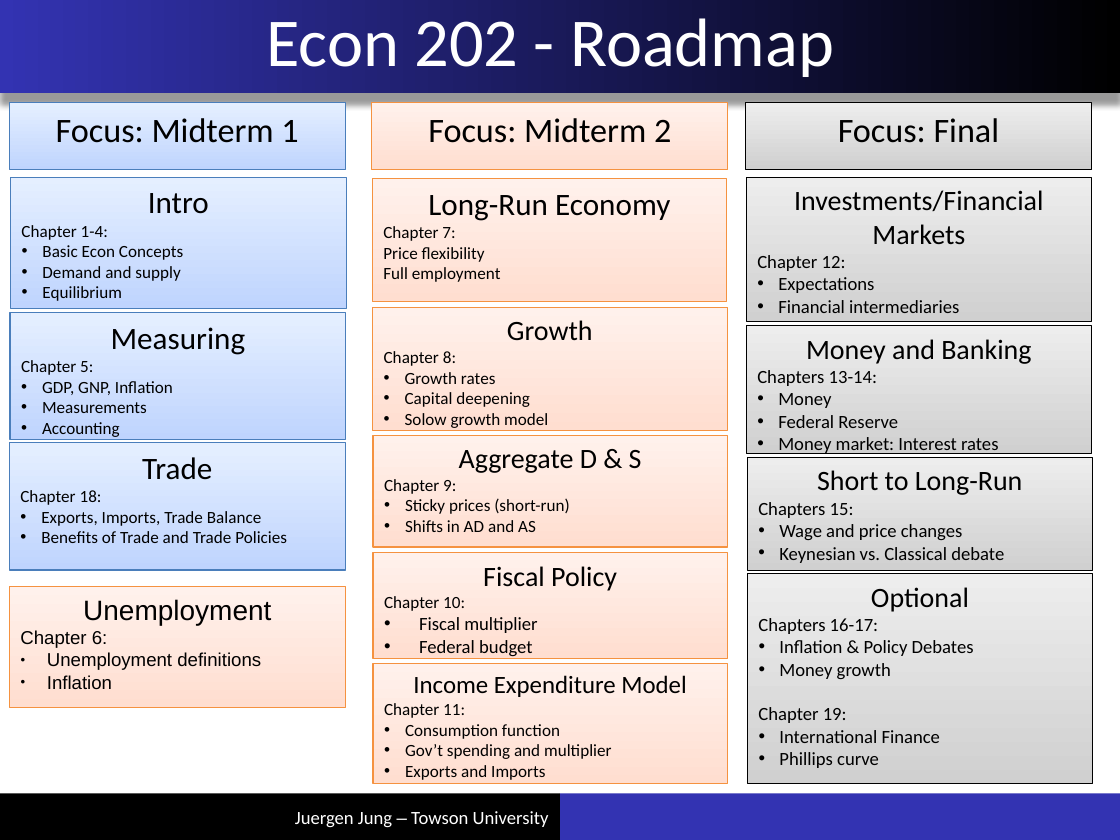
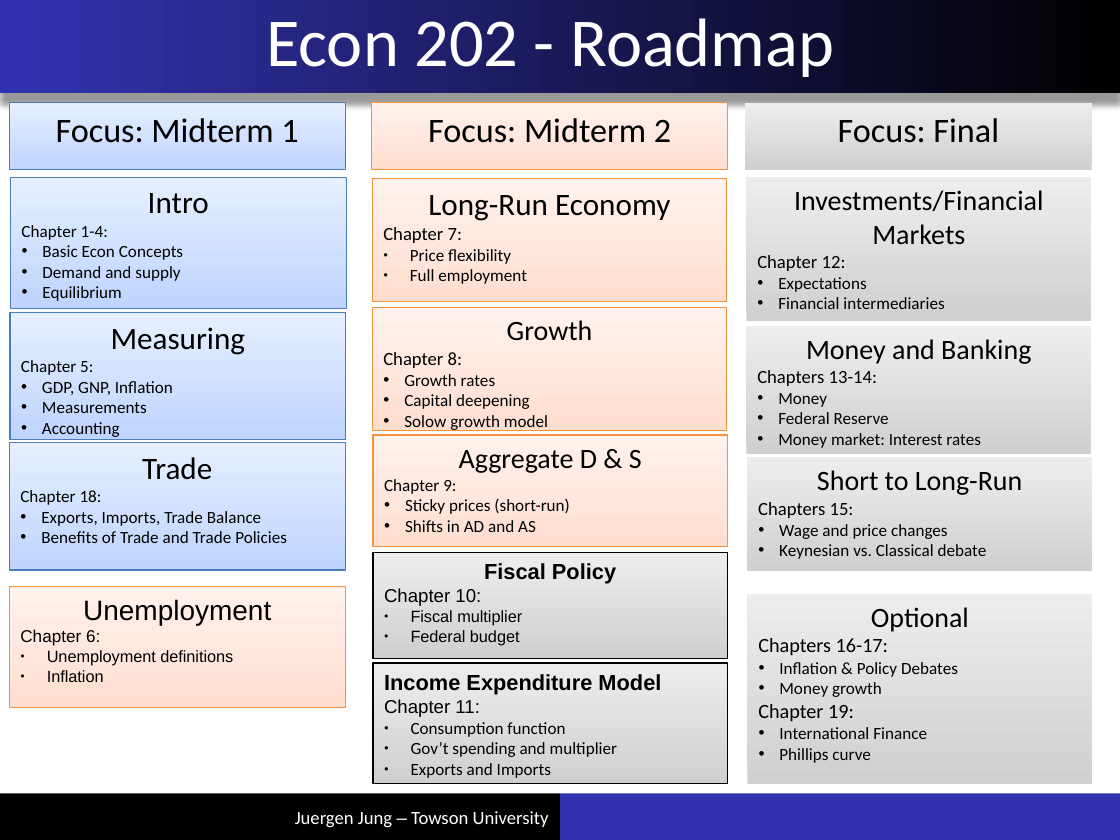
Before and after one commit to juejung/juejung.github.io, a slide deck: slide 1 of jdocs/Macro1/Chapter0_Roadmap.pptx. Drawn at 1120x840 pixels with LibreOffice and Linux fonts; fonts in the diff are those of the drawing. Boxes give left, top, right and bottom in pixels: in the first picture for what was removed or moved away, otherwise in the second. Text is boxed around its words. In the diff, an @@ line names an element or a change of style, - is before the commit and + after.

Commit message:
icklicker

```diff
--- a/jdocs/Macro1/Chapter0_Roadmap.pptx
+++ b/jdocs/Macro1/Chapter0_Roadmap.pptx
@@ text in rectangle at (x1=383, y1=227, x2=527, y2=284): size 11 to 12 pt in "Chapter 7:"; bullet none to ● @@
@@ text in rectangle at (x1=778, y1=277, x2=944, y2=309): size 12 to 11 pt in "Expectations", "Financial intermediaries" @@
@@ text in rectangle at (x1=383, y1=352, x2=462, y2=368): size 11 to 12 pt in "Chapter 8:" @@
@@ text in rectangle at (x1=778, y1=393, x2=980, y2=448): size 12 to 11 pt in "Money", "Federal Reserve", "Money market: Interest rates" @@
@@ text in rectangle at (x1=779, y1=524, x2=987, y2=559): size 12 to 11 pt in "Wage and price changes", "Keynesian vs. Classical debate" @@
@@ rectangle "Fiscal Policy" at (x1=373, y1=552, x2=727, y2=659): size 18 to 14 pt, bold on in "Fiscal Policy"; font Calibri to Arial; size 11 to 12 pt in "Chapter 10:"; size 12 to 10.5 pt in "Fiscal multiplier", "Federal budget"; bullet • to ●; fill gradient #FFDED0 to #FFF1EC to gradient #D0D0D0 to #EDEDED; outline #F59240 0.74 pt to #000000 0.74 pt @@
@@ outline #000000 0.74 pt to none in 5 elements at (x1=745, y1=103, x2=1092, y2=170), (x1=746, y1=177, x2=1091, y2=321), (x1=747, y1=457, x2=1092, y2=570), (x1=746, y1=326, x2=1091, y2=454), (x1=747, y1=594, x2=1092, y2=784) @@
@@ rectangle "Optional" resized from (x1=747, y1=573, x2=1092, y2=784) to (x1=747, y1=594, x2=1092, y2=784) @@
@@ text in rectangle at (x1=20, y1=629, x2=233, y2=682): size 12 to 11 pt in "Chapter 6:"; size 12 to 10.5 pt in "Unemployment definitions", "Inflation" @@
@@ text in rectangle at (x1=758, y1=638, x2=958, y2=763): size 12 to 13 pt in "Chapters 16-17:", "Chapter 19:"; size 12 to 11 pt in "Inflation & Policy Debates", "Money growth", "International Finance", "Phillips curve" @@
@@ rectangle "Income Expenditure Model" at (x1=373, y1=663, x2=727, y2=784): size 16 to 14 pt, bold on in "Income Expenditure Model"; font Calibri to Arial in "Income Expenditure Model", "Chapter 11:"; size 11 to 12 pt in "Chapter 11:"; alignment centre to left; bullet • to ●; fill gradient #FFDED0 to #FFF1EC to gradient #D0D0D0 to #EDEDED; outline #F59240 0.74 pt to #000000 0.74 pt @@
```
